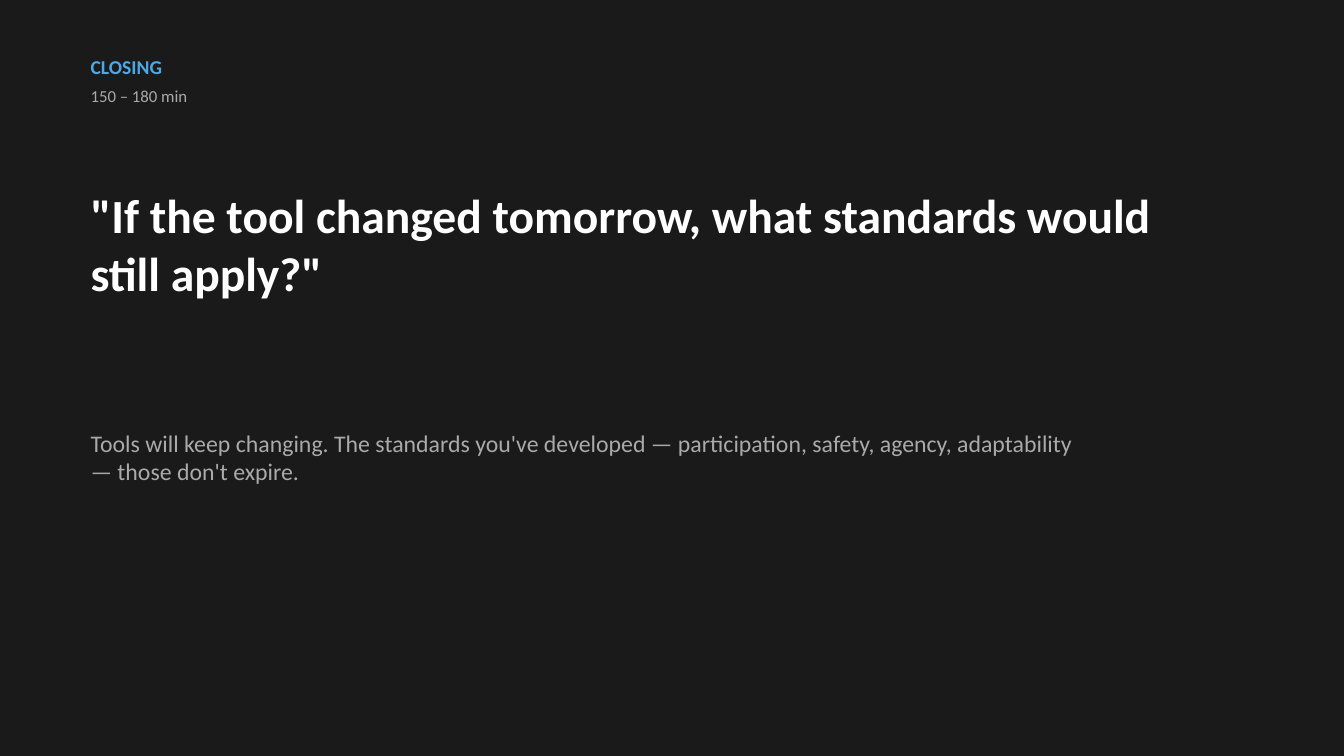
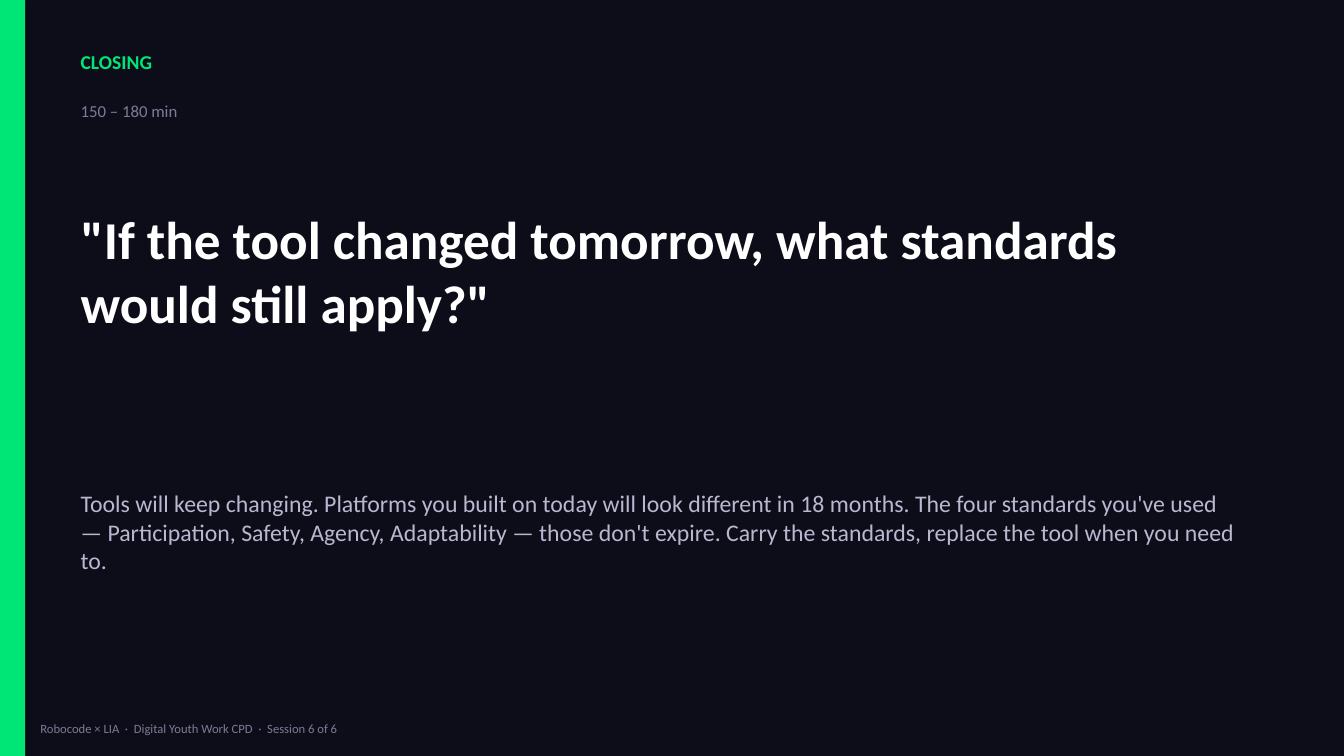
Before and after one commit to bh1ff/cpd-v2, a slide deck: slide 27 of assets/downloads/Session-6-Build-Something-Real.pptx (slide 14 before the commit). Drawn at 1344x756 pixels with LibreOffice and Linux fonts; fonts in the diff are those of the drawing. Boxes give left, top, right and bottom in pixels: in the first picture for what was removed or moved away, otherwise in the second. Text is boxed around its words. In the diff, an @@ line names an element or a change of style, - is before the commit and + after.

Commit message:
Session 6 rework: Build Something Real — build / test / iterate against 4 criteria
- 24 activities across D-A-K-D-C
- New LIA aim: leave with a working prototype to deploy with a real group in 4 weeks
- DISCOVER: Best Moment · Worst Moment · Quality Criteria Vote · Name a Good One · The Choose Test
- ACTIVITY: Define Your Group · Pick Your Tool · Build It (45 min strict) · One-Sentence Elevator · Self-Check · Readiness Stand-Up
- KEY IDEAS: Four criteria, three failures — Failure Mode Bingo · The 60-Second Rule · Whose Problem Are You Solving? · The Tool Dies Tomorrow Question
- DISCUSSION: Peer Test R1 · Iterate Fix One Thing · Peer Test R2 · Before vs After · The Critics' Circle
- CLOSING: Lightning Presentations · Programme Reflection · Final Takeaway · Deploy Date
- Opening Q: What does good digital youth work look like?
- Closing Q: If the tool changed tomorrow, what standards would still apply?
- Takeaway: deploy with real group within 4 weeks, write 1–2pp justification

```diff
--- a/assets/downloads/Session-6-Build-Something-Real.pptx
+++ b/assets/downloads/Session-6-Build-Something-Real.pptx
@@ background #1A1A1A to #0D0D1A @@
@@ rectangle added at (0, 0, 25, 756), fill #00E676 @@
@@ text "CLOSING" at (81, 56, 153, 69): text colour #4EA8E6 to #00E676 @@
@@ text "150 – 180 min": place and size @@
-text "150 – 180 min" at (91, 90, 187, 102)
+text "150 – 180 min" at (81, 105, 177, 117)
@@ text "150 – 180 min" at (81, 105, 177, 117): text colour #AAAAAA to #7B7B96 @@
@@ text ""If the tool changed tomorrow, ...": place and size @@
-text ""If the tool changed tomorrow, ..." at (91, 199, 1150, 299)
+text ""If the tool changed tomorrow, ..." at (81, 221, 1117, 332)
@@ text ""If the tool changed tomorrow, ..." at (81, 221, 1117, 332): size 34 to 38 pt @@
@@ text at (81, 495, 1234, 569): text changed; text colour #AAAAAA to #B8B8D0 @@
-Tools will keep changing. The standards you've developed — participation, safety, agency, adaptability — those don't expire.
+Tools will keep changing. Platforms you built on today will look different in 18 months. The four standards you've used — Participation, Safety, Agency, Adaptability — those don't expire. Carry the standards, replace the tool when you need to.
@@ text added at (40, 724, 337, 735), 9 pt, text #7B7B96 @@
+Robocode × LIA · Digital Youth Work CPD · Session 6 of 6
```
Also in this commit, not shown: 13 other slides changed, 18 slides added, 4 slides removed, 3 other files.
